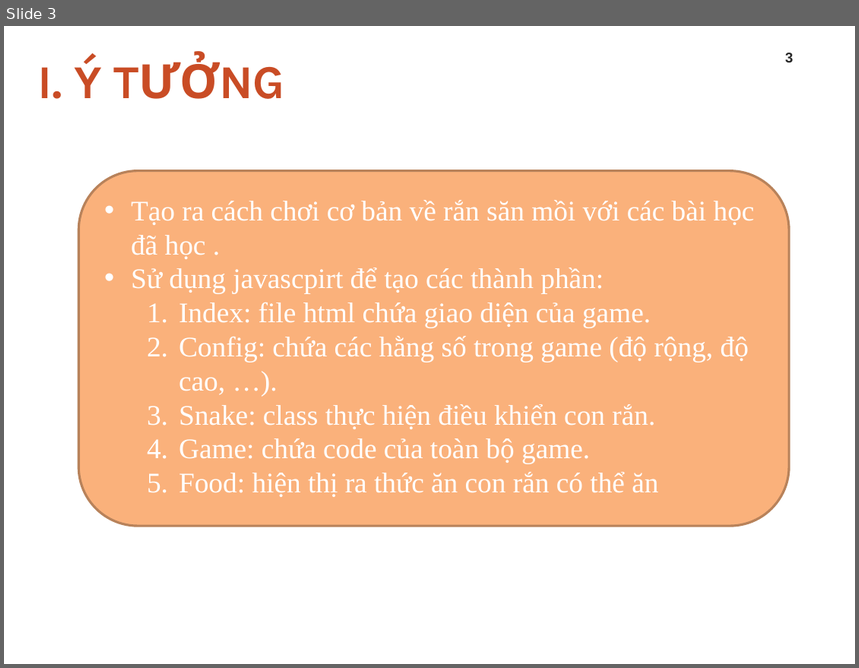
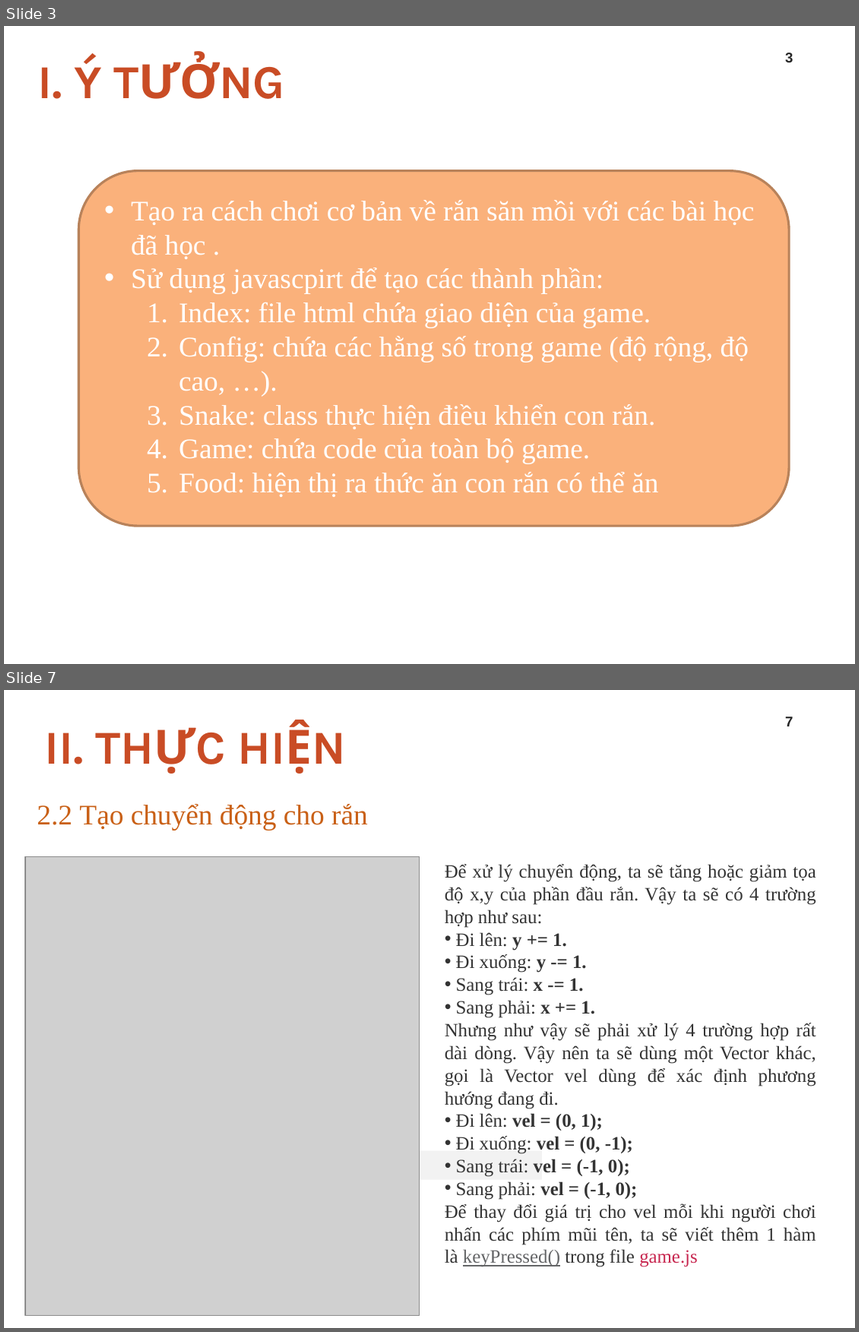
Before and after one commit to hai1710/case, a slide deck: CASE-STUDY.pptx. Shown one above the other, each under a label of ours: slide 3 before the commit, slides 3 and 7 after it; the slides between them are not shown. The pictures are 859x668 and 859x1332 pixels, drawn with LibreOffice and Linux fonts; fonts in the diff are those of the drawing; grey boxes stand for pictures; background and template pictures are left out. Boxes give left, top, right and bottom in pixels: in the first picture for what was removed or moved away, otherwise in the second. Text is boxed around its words. In the diff, an @@ line names an element or a change of style, - is before the commit and + after.

```diff
--- a/CASE-STUDY.pptx
+++ b/CASE-STUDY.pptx
@@ slide 7 added at box(4, 690, 855, 1328), background #FFFFFF @@
@@ title added at box(45, 733, 84, 764), 40 pt, text #C94C25, bold @@
+II. THỰC HIỆN
@@ page number added at box(785, 717, 793, 726), 12 pt, text #262626, bold @@
+7
@@ text added at box(37, 804, 368, 830), 24 pt, text #C96016 @@
+2.2 Tạo chuyển động cho rắn
@@ picture added at box(25, 857, 420, 1315) @@
@@ text added at box(445, 864, 816, 1268), 16 pt, text #333333 @@
+Để xử lý chuyển động, ta sẽ tăng hoặc giảm tọa độ x,y của phần đầu rắn. Vậy ta sẽ có 4 trường hợp như sau:
+• Đi lên: y += 1.
+• Đi xuống: y -= 1.
+• Sang trái: x -= 1.
+• Sang phải: x += 1.
+Nhưng như vậy sẽ phải xử lý 4 trường hợp rất dài dòng. Vậy nên ta sẽ dùng một Vector khác, gọi là Vector vel dùng để xác định phương hướng đang đi.
+• Đi lên: vel = (0, 1);
+• Đi xuống: vel = (0, -1);
+• Sang trái: vel = (-1, 0);
+• Sang phải: vel = (-1, 0);
+Để thay đổi giá trị cho vel mỗi khi người chơi nhấn các phím mũi tên, ta sẽ viết thêm 1 hàm là keyPressed() trong file game.js
@@ rectangle added at box(301, 1151, 542, 1180), fill #F2F2F2 @@
```
Also in this commit, not shown: 2 slides changed, 7 other slides added, 1 slide removed.
